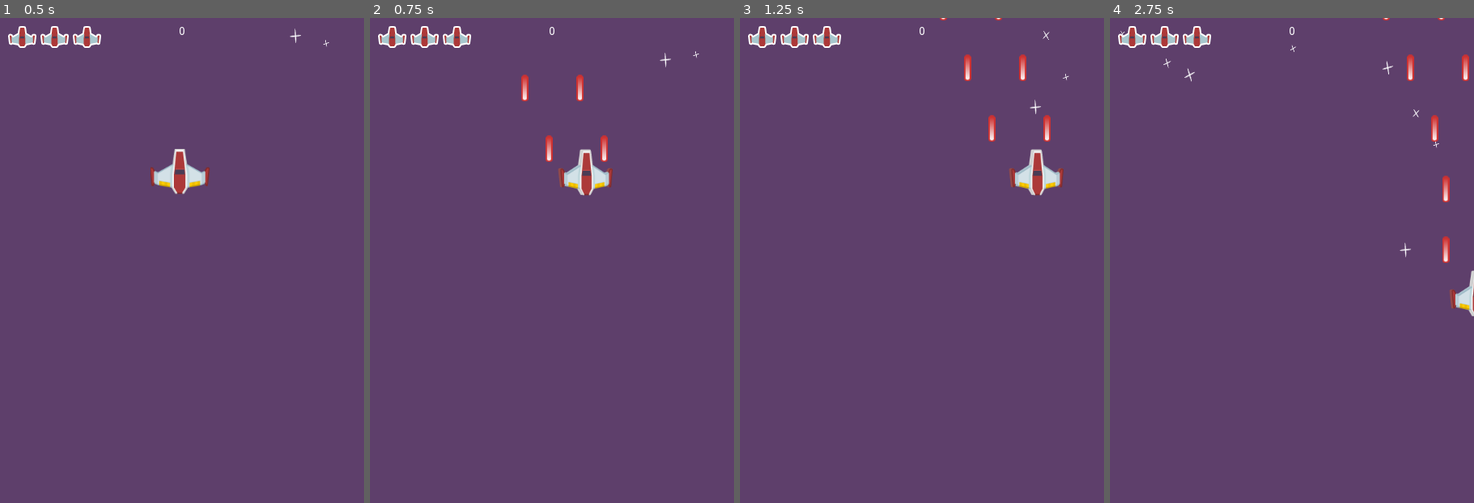
Above: before the commit, frames 1-4 (left to right).
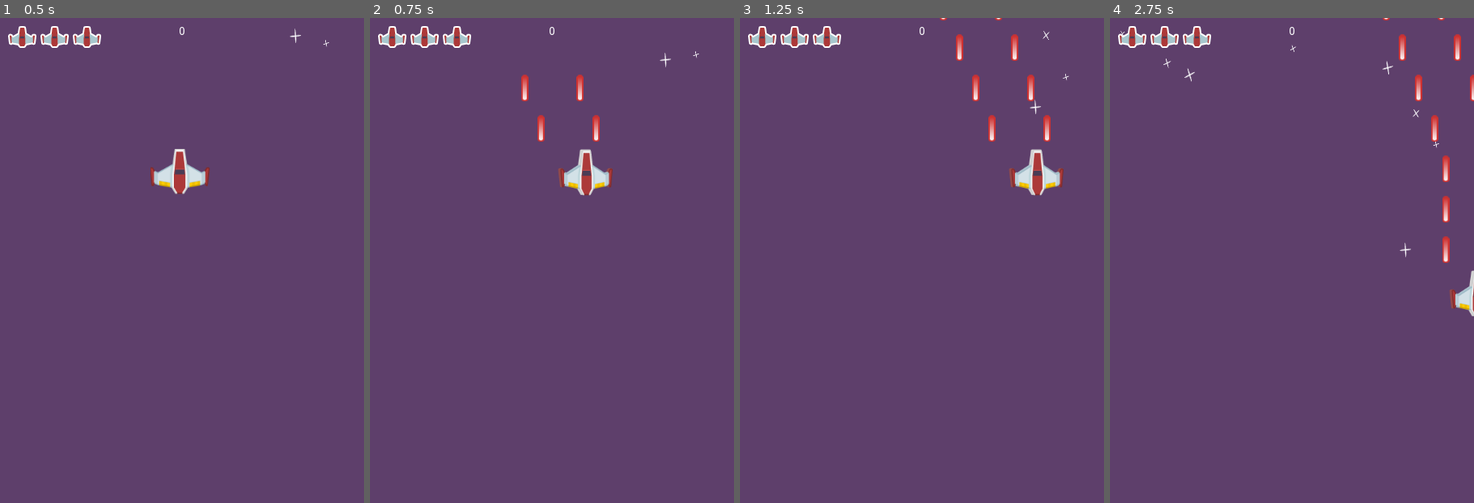
Above: after the commit, the same moments.

Repository: CodeNMore/Yet-Another-Space-Shooter
Game: Godot game, scene res://MainScenes/Gameplay.tscn
The game is run twice, just before and just after one commit, with the same random seed, the same clock (stepped at 60 frames per second) and the same inputs.
Inputs:
- Up to frame 1 (0.5 s): no input
- Up to frame 2 (0.75 s): tap Enter at 0.5 s; hold D (move_right) from 0.53 s (still down); hold Space (shoot) from 0.53 s (still down)
- Up to frame 3 (1.25 s): keep holding D (move_right); keep holding Space (shoot)
- Up to frame 4 (2.75 s): release D (move_right) at 1.28 s; release Space (shoot) at 1.28 s; hold S (move_down) 1.28-2.03 s; tap Space (shoot) at 1.35 s; hold D (move_right) from 2.03 s (still down); hold Space (shoot) from 2.03 s (still down)

Frame 1 is identical in both runs. In frame 2, 0.4% of the frame differs, in the area x 46-66%, y 20-30%; in frame 3, 0.6%; in frame 4, 0.9%, in the area x 79-100%, y 3-43%.

Commit message:
Episode 28

Diff:
--- a/Player/Player.gd
+++ b/Player/Player.gd
@@ -8,12 +8,16 @@
 onready var fireDelayTimer := $FireDelayTimer
 onready var invincibilityTimer := $InvincibilityTimer
 onready var shieldSprite := $Shield
+onready var rapidFireTimer := $RapidFireTimer
 
 export var speed: float = 100
-export var fireDelay: float = 0.1
 export var life: int = 3
 export var damageInvincibilityTime := 2.0
+export var normalFireDelay := 0.1
+export var rapidFireDelay := 0.08
+
 var vel := Vector2(0, 0)
+var fireDelay: float = normalFireDelay
 
 func _ready():
 	shieldSprite.visible = false
@@ -60,8 +64,7 @@
 	if !invincibilityTimer.is_stopped():
 		return
 
-	invincibilityTimer.start(damageInvincibilityTime)
-	shieldSprite.visible = true
+	applyShield(damageInvincibilityTime)
 
 	life -= amount
 	Signals.emit_signal("on_player_life_changed", life)
@@ -72,5 +75,19 @@
 	if life <= 0:
 		queue_free()
 
+func applyRapidFire(time: float):
+	if !rapidFireTimer.is_stopped():
+		rapidFireTimer.start(time + rapidFireTimer.time_left)
+		return
+	rapidFireTimer.start(time)
+	fireDelay = rapidFireDelay
+
+func applyShield(time: float):
+	invincibilityTimer.start(time)
+	shieldSprite.visible = true
+
 func _on_InvincibilityTimer_timeout():
 	shieldSprite.visible = false
+
+func _on_RapidFireTimer_timeout():
+	fireDelay = normalFireDelay
--- a/Player/Player.tscn
+++ b/Player/Player.tscn
@@ -15,12 +15,12 @@
 [sub_resource type="AtlasTexture" id=3]
 flags = 4
 atlas = ExtResource( 1 )
-region = Rect2( 198, 0, 99, 77 )
+region = Rect2( 99, 0, 99, 77 )
 
 [sub_resource type="AtlasTexture" id=4]
 flags = 4
 atlas = ExtResource( 1 )
-region = Rect2( 99, 0, 99, 77 )
+region = Rect2( 198, 0, 99, 77 )
 
 [sub_resource type="SpriteFrames" id=5]
 animations = [ {
@@ -31,12 +31,12 @@
 }, {
 "frames": [ SubResource( 3 ) ],
 "loop": true,
-"name": "Right",
+"name": "Straight",
 "speed": 5.0
 }, {
 "frames": [ SubResource( 4 ) ],
 "loop": true,
-"name": "Straight",
+"name": "Right",
 "speed": 5.0
 } ]
 
@@ -44,7 +44,6 @@
 z_index = 100
 script = ExtResource( 2 )
 speed = 200.0
-fireDelay = 0.15
 
 [node name="CollisionShape2D" type="CollisionShape2D" parent="."]
 visible = false
@@ -73,4 +72,8 @@
 [node name="Shield" type="Sprite" parent="."]
 scale = Vector2( 0.75, 0.75 )
 texture = ExtResource( 3 )
+
+[node name="RapidFireTimer" type="Timer" parent="."]
+one_shot = true
 [connection signal="timeout" from="InvincibilityTimer" to="." method="_on_InvincibilityTimer_timeout"]
+[connection signal="timeout" from="RapidFireTimer" to="." method="_on_RapidFireTimer_timeout"]
--- /dev/null
+++ b/Powerups/Powerup.gd
@@ -0,0 +1,18 @@
+extends Area2D
+class_name Powerup
+
+export var speed := 50.0
+
+func _physics_process(delta):
+	position.y += speed * delta
+
+func _on_VisibilityNotifier2D_screen_exited():
+	queue_free()
+
+func onCollect(player: Player):
+	pass
+
+func _on_Powerup_area_entered(area):
+	if area is Player:
+		onCollect(area)
+		queue_free()
--- /dev/null
+++ b/Powerups/Powerup.tscn
@@ -0,0 +1,25 @@
+[gd_scene load_steps=4 format=2]
+
+[ext_resource path="res://Textures/pickup_sheet.png" type="Texture" id=1]
+[ext_resource path="res://Powerups/Powerup.gd" type="Script" id=2]
+
+[sub_resource type="CircleShape2D" id=1]
+radius = 22.3832
+
+[node name="Powerup" type="Area2D"]
+script = ExtResource( 2 )
+
+[node name="Sprite" type="Sprite" parent="."]
+scale = Vector2( 0.25, 0.25 )
+texture = ExtResource( 1 )
+region_enabled = true
+region_rect = Rect2( 277, 3, 197, 192 )
+
+[node name="CollisionShape2D" type="CollisionShape2D" parent="."]
+shape = SubResource( 1 )
+
+[node name="VisibilityNotifier2D" type="VisibilityNotifier2D" parent="."]
+position = Vector2( -0.314987, 0.157488 )
+scale = Vector2( 2.5434, 2.49616 )
+[connection signal="area_entered" from="." to="." method="_on_Powerup_area_entered"]
+[connection signal="screen_exited" from="VisibilityNotifier2D" to="." method="_on_VisibilityNotifier2D_screen_exited"]
--- /dev/null
+++ b/Powerups/RapidFirePowerup.gd
@@ -0,0 +1,6 @@
+extends Powerup
+
+export var time := 2.5
+
+func onCollect(player: Player):
+	player.applyRapidFire(time)
--- /dev/null
+++ b/Powerups/RapidFirePowerup.tscn
@@ -0,0 +1,10 @@
+[gd_scene load_steps=3 format=2]
+
+[ext_resource path="res://Powerups/Powerup.tscn" type="PackedScene" id=1]
+[ext_resource path="res://Powerups/RapidFirePowerup.gd" type="Script" id=2]
+
+[node name="RapidFirePowerup" instance=ExtResource( 1 )]
+script = ExtResource( 2 )
+
+[node name="Sprite" parent="." index="0"]
+region_rect = Rect2( 529, 3, 191, 193 )
--- /dev/null
+++ b/Powerups/ShieldPowerup.gd
@@ -0,0 +1,6 @@
+extends Powerup
+
+export var shieldTime := 5.0
+
+func onCollect(player: Player):
+	player.applyShield(shieldTime)
--- /dev/null
+++ b/Powerups/ShieldPowerup.tscn
@@ -0,0 +1,7 @@
+[gd_scene load_steps=3 format=2]
+
+[ext_resource path="res://Powerups/Powerup.tscn" type="PackedScene" id=1]
+[ext_resource path="res://Powerups/ShieldPowerup.gd" type="Script" id=2]
+
+[node name="ShieldPowerup" instance=ExtResource( 1 )]
+script = ExtResource( 2 )
--- a/project.godot
+++ b/project.godot
@@ -19,6 +19,11 @@
 "language": "GDScript",
 "path": "res://Player/Player.gd"
 }, {
+"base": "Area2D",
+"class": "Powerup",
+"language": "GDScript",
+"path": "res://Powerups/Powerup.gd"
+}, {
 "base": "Enemy",
 "class": "SlowShooter",
 "language": "GDScript",
@@ -27,6 +32,7 @@
 _global_script_class_icons={
 "Enemy": "",
 "Player": "",
+"Powerup": "",
 "SlowShooter": ""
 }
 
